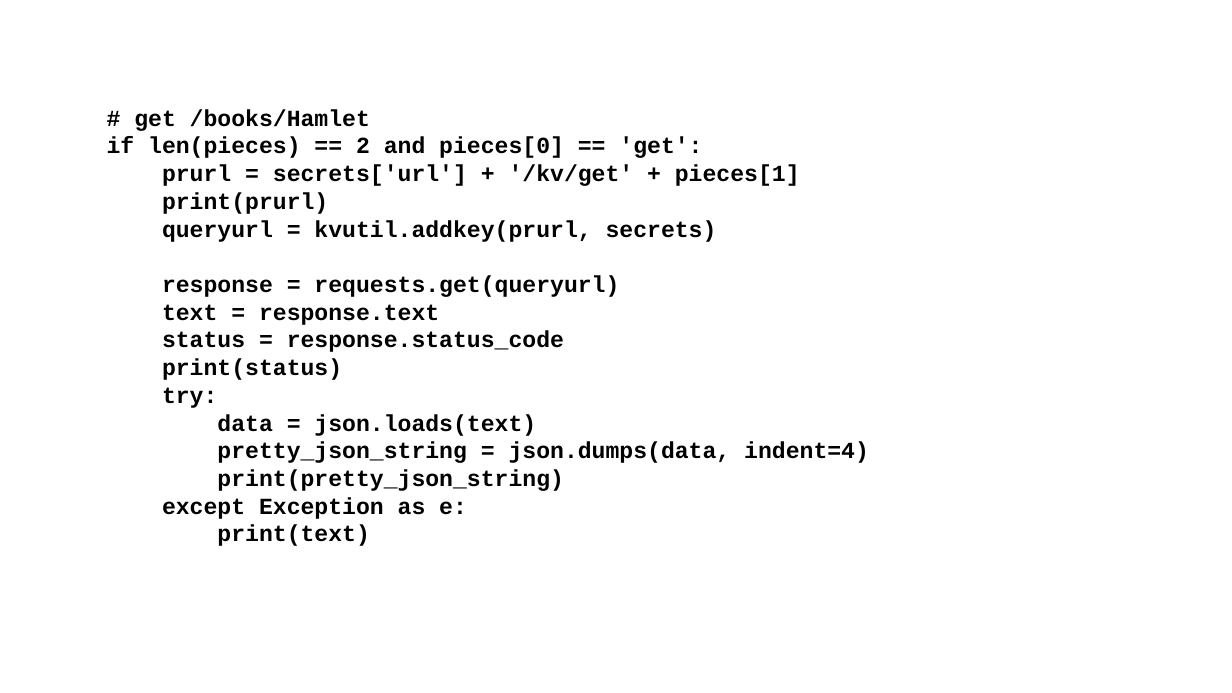
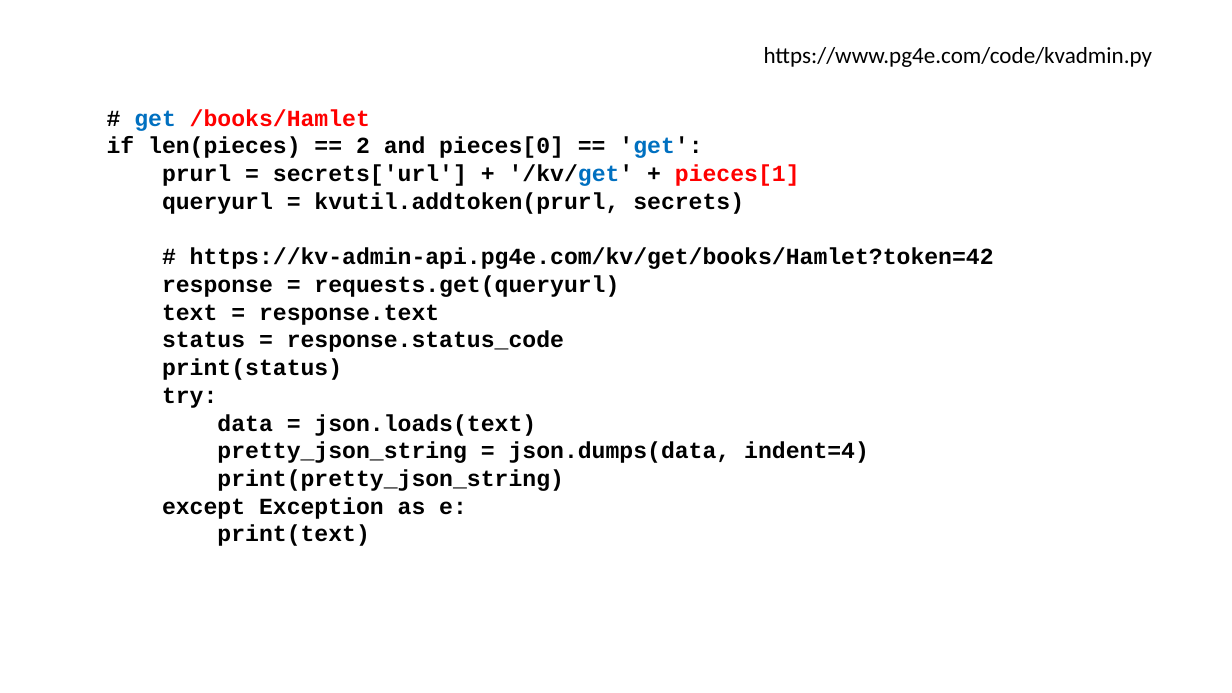
Before and after one commit to csev/pg4e, a slide deck: slide 40 of lectures/07-DenoKV.pptx. Drawn at 1232x693 pixels with LibreOffice and Linux fonts; fonts in the diff are those of the drawing. Boxes give left, top, right and bottom in pixels: in the first picture for what was removed or moved away, otherwise in the second. Text is boxed around its words. In the diff, an @@ line names an element or a change of style, - is before the commit and + after.

```diff
--- a/lectures/07-DenoKV.pptx
+++ b/lectures/07-DenoKV.pptx
@@ text added at (764,47,1152,67), 18 pt, text #000000 @@
+https://www.pg4e.com/code/kvadmin.py
@@ text at (107,109,800,186): text colour #000000 to #0070C0 in "get", "'get':", "'/kv/get'"; text colour #000000 to #FF0000 in "/books/Hamlet", "pieces[1]" @@
@@ text at (162,192,994,269): text changed @@
-print(prurl)
-queryurl = kvutil.addkey(prurl, secrets)
+queryurl = kvutil.addtoken(prurl, secrets)
+# https://kv-admin-api.pg4e.com/kv/get/books/Hamlet?token=42
```
Also in this commit, not shown: 5 other slides changed, 3 other files.
